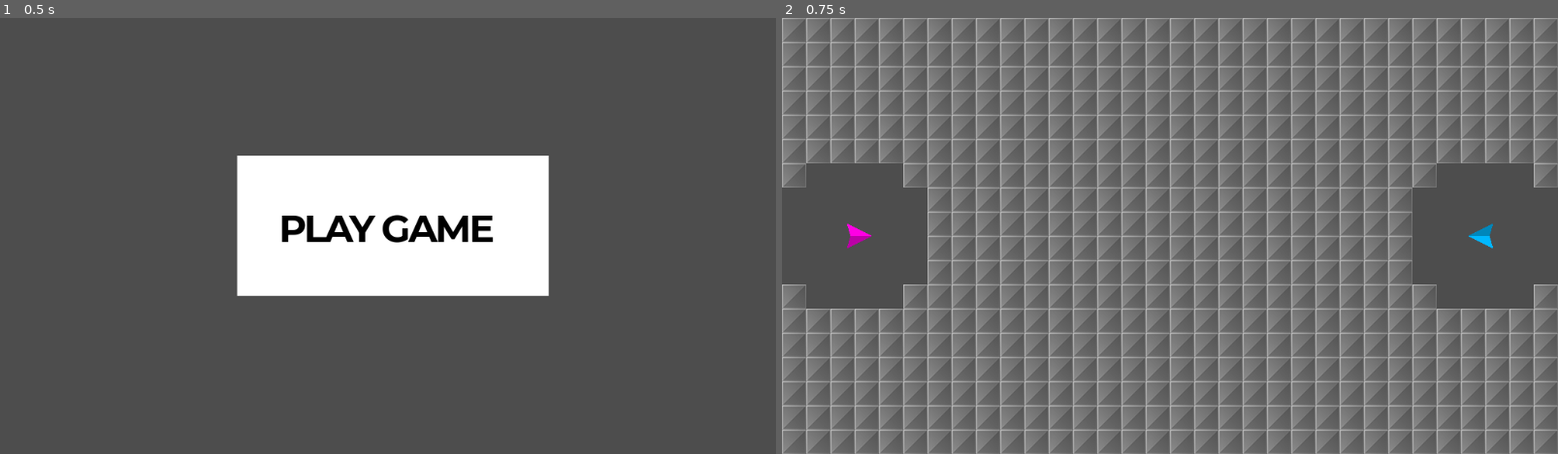
Above: before the commit, frames 1-2 (left to right).
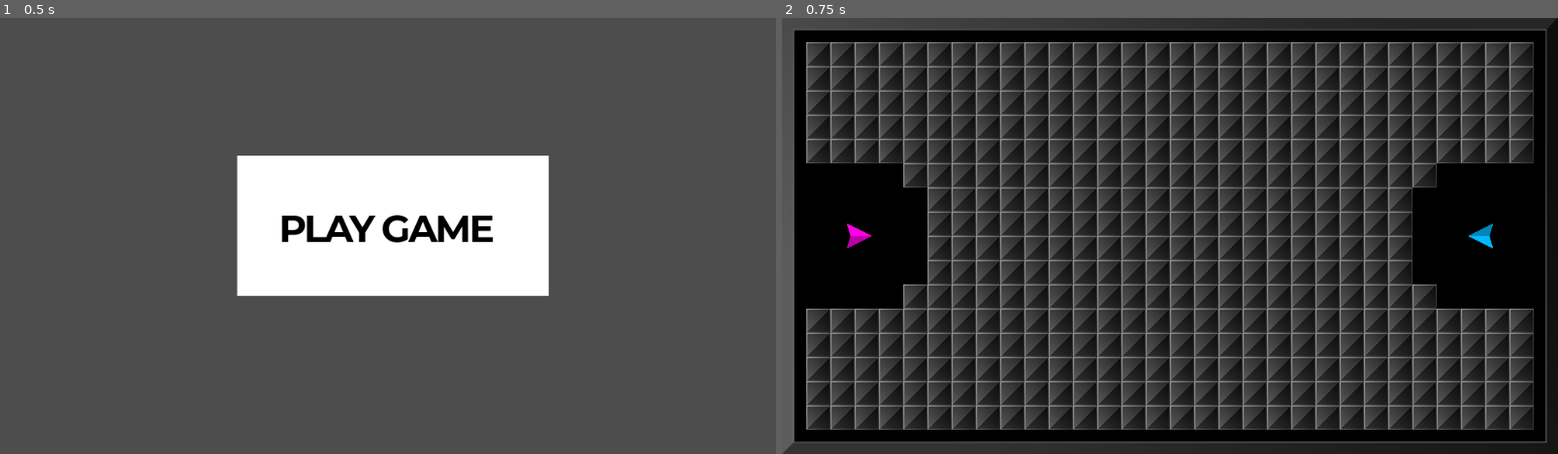
Above: after the commit, the same moments.

Repository: outrightmental/Blockbusters
Game: Godot game, scene res://scenes/main.tscn
The game is run twice, just before and just after one commit, with the same random seed, the same clock (stepped at 60 frames per second) and the same inputs.
Inputs (mouse positions are in pixels of both pictures, inside the frame that each line leads up to):
- Up to frame 1 (0.5 s): no input
- Up to frame 2 (0.75 s): click (1177, 222) at 0.5 s

Frame 1 is identical in both runs. In frame 2, 99% of the frame differs, in the area x 0-100%, y 0-100%.

Commit message:
Blocks constrained to board border

Diff:
--- a/models/ships/ship.gd
+++ b/models/ships/ship.gd
@@ -2,7 +2,6 @@
 
 const FORCE_AMOUNT: int             = 500
 const LINEAR_DAMP: int              = 1
-const SCREEN_WRAP_MARGIN: int       = 15
 const TARGET_ROTATION_FACTOR: float = 10
 var screen_size: Vector2
 
@@ -105,10 +104,6 @@
 	# Apply force in the direction of the input vector
 	apply_central_force(input_vector * FORCE_AMOUNT)
 
-	# ship position wraps around the screen edges
-	position.x = wrapf(position.x, -SCREEN_WRAP_MARGIN, screen_size.x + SCREEN_WRAP_MARGIN)
-	position.y = wrapf(position.y, -SCREEN_WRAP_MARGIN, screen_size.y + SCREEN_WRAP_MARGIN)
-
 	# Adjust the rotation towards the target angle by a factor and delta time
 	var angle_diff: float = fmod(target_rotation - actual_rotation, TAU)
 	if angle_diff > PI:
--- a/scenes/play_game.gd
+++ b/scenes/play_game.gd
@@ -9,6 +9,9 @@
 # The blocks are 32x32 pixels, so the grid is 1024x576 pixels
 const BLOCK_SIZE: int             = 32
 const BLOCK_CENTER: int           = BLOCK_SIZE/2
+const GRID_COLS = 30
+const GRID_ROWS = 16
+const GRID_MARGIN = 32
 const BLOCK_SHIP_CLEARANCE_RADIUS = 100
 var grid: Dictionary              = {}
 
@@ -20,8 +23,8 @@
 	var player_2               = _spawn_player(2, Vector2(viewport_size.x * 0.9, viewport_size.y * 0.5), PI)
 
 	#	var grid_pos: Vector2
-	for x in range(32):
-		for y in range(18):
+	for x in range(GRID_COLS):
+		for y in range(GRID_ROWS):
 			if (!grid.has(x)):
 				grid[x] = {}
 			if (_is_clear_of_all(BLOCK_SHIP_CLEARANCE_RADIUS, _grid_position(x, y), [player_1.position, player_2.position])):
@@ -29,8 +32,8 @@
 			else:
 				grid[x][y] = GridType.EMPTY
 
-	for x in range(32):
-		for y in range(18):
+	for x in range(GRID_COLS):
+		for y in range(GRID_ROWS):
 			if grid[x][y] == GridType.BLOCK:
 				# Spawn a block at the grid position
 				# The blocks are 32x32 pixels, so the grid is 1024x576 pixels
@@ -49,7 +52,7 @@
 
 func _grid_position(x: int, y: int) -> Vector2:
 	# Convert grid coordinates to world coordinates
-	return Vector2(BLOCK_CENTER + x * BLOCK_SIZE, BLOCK_CENTER + y * BLOCK_SIZE)
+	return Vector2(GRID_MARGIN + BLOCK_CENTER + x * BLOCK_SIZE, GRID_MARGIN + BLOCK_CENTER + y * BLOCK_SIZE)
 
 
 func _spawn_player(num: int, start_position: Vector2, start_rotation: float) -> Node:
--- a/scenes/play_game.tscn
+++ b/scenes/play_game.tscn
@@ -1,6 +1,38 @@
-[gd_scene load_steps=2 format=3 uid="uid://bgvuuvhomj1ox"]
+[gd_scene load_steps=5 format=3 uid="uid://bgvuuvhomj1ox"]
 
 [ext_resource type="Script" path="res://scenes/play_game.gd" id="1_s826b"]
+[ext_resource type="Texture2D" uid="uid://b58y4wj2udywn" path="res://assets/board/background.png" id="2_7jnrg"]
+
+[sub_resource type="RectangleShape2D" id="RectangleShape2D_4dcan"]
+size = Vector2(1024, 16)
+
+[sub_resource type="RectangleShape2D" id="RectangleShape2D_xet8o"]
+size = Vector2(16, 544)
 
 [node name="PlayGame" type="Node2D"]
 script = ExtResource("1_s826b")
+
+[node name="Fence" type="RigidBody2D" parent="."]
+gravity_scale = 0.0
+freeze = true
+
+[node name="Top" type="CollisionShape2D" parent="Fence"]
+position = Vector2(512, 8)
+shape = SubResource("RectangleShape2D_4dcan")
+
+[node name="Bottom" type="CollisionShape2D" parent="Fence"]
+position = Vector2(512, 568)
+shape = SubResource("RectangleShape2D_4dcan")
+
+[node name="Left" type="CollisionShape2D" parent="Fence"]
+position = Vector2(8, 288)
+shape = SubResource("RectangleShape2D_xet8o")
+
+[node name="Right" type="CollisionShape2D" parent="Fence"]
+position = Vector2(1016, 288)
+shape = SubResource("RectangleShape2D_xet8o")
+
+[node name="TextureRect" type="TextureRect" parent="."]
+offset_right = 40.0
+offset_bottom = 40.0
+texture = ExtResource("2_7jnrg")
Binary file added: assets/board/background.png
Not shown, added: assets/board/background.png.import
Not shown, added: design/board-background.psd
